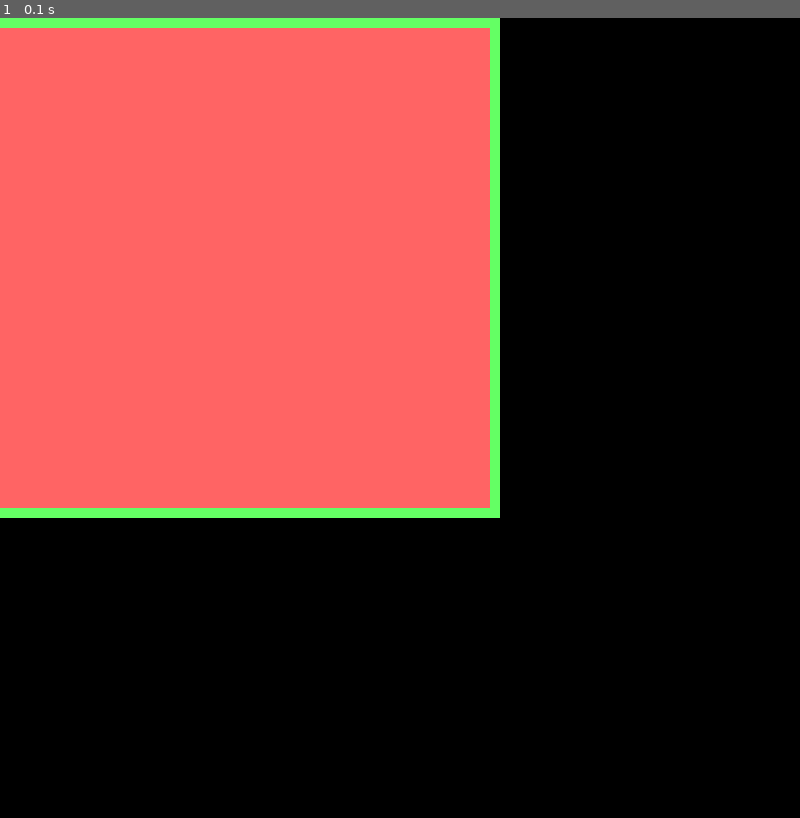
Above: before the commit, frame 1.
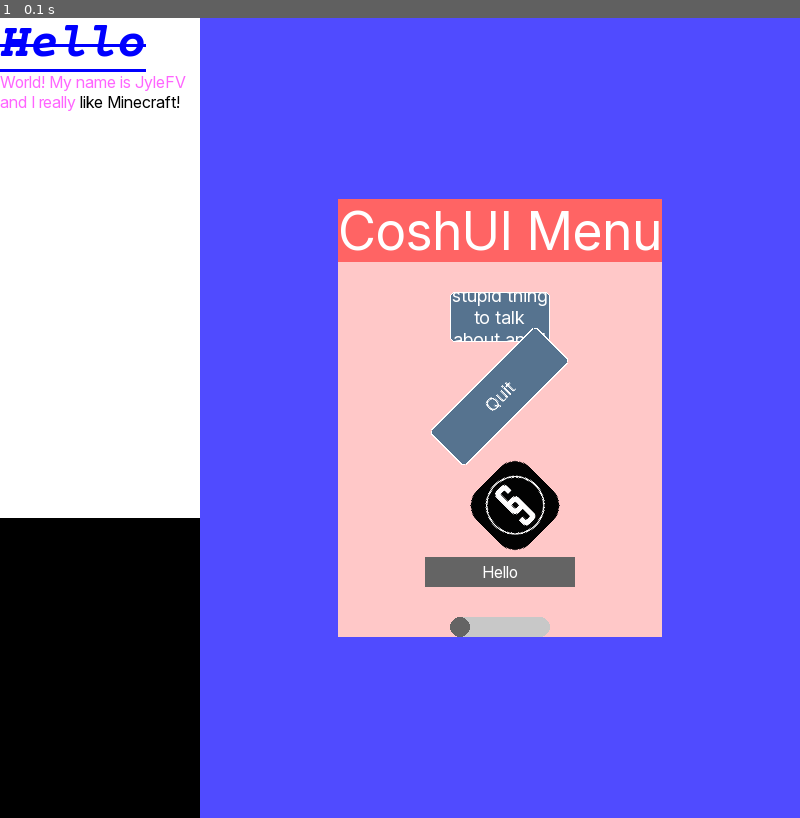
Above: after the commit, the same moment.

Repository: JyleFV/CoshUI
Game: pygame game, started from examples/example_pygame.py
Same seed, same stepped clock (60 frames per second), same inputs: the game is played once before the commit and once after it.
Inputs:
- Up to frame 1 (0.1 s): no input

The runs differ from the first frame. In frame 1, 89% of the frame differs, in the area x 0-100%, y 0-100%.

Commit message:
Added errors to wrong CoshML tags and refurbished the class system to accept TextStyle as an argument

Diff:
--- a/examples/example_moderngl_glfw.py
+++ b/examples/example_moderngl_glfw.py
@@ -1,6 +1,7 @@
 import coshui as cui
 import moderngl
 import glfw
+import time
 
 def main():
     if not glfw.init(): return
@@ -15,12 +16,13 @@
     ctx = moderngl.create_context()
     backend = cui.ModernGLBackend(ctx, cui.GLFW)
     itemList = ["Hello", "World", "My", "Name"]
+    cui.add_class("header", cui.TextStyle(color=(255, 0, 0), italic=True, font="Courier", bold=True, strikethrough=True, underline=True, font_size=48))
 
     while not glfw.window_should_close(window):
         ctx.clear(0.0, 0.0, 0.0, 1.0)
 
         with cui.CoshUIRenderer(backend, cui.DEBUG):
-            cui.RichLabel(id="first_rich", strikethrough=True, text="[red font=Ubuntu font_size=52]Hello[/] [color=(100, 100, 255)]World!  …(249 unchanged characters)…
+            cui.RichLabel(id="first_rich", strikethrough=True, text="[header]Hello[/] [color=(100, 100, 255)]World!  …(249 unchanged characters)…
             with cui.Container(id="container_1", width=cui.FILL, height=cui.FILL, style=cui.CoshStyling(background_color=(80, 75, 255)), align=cui.ALIGN_CENTER, justify=cui.JUSTIFY_CENTER):
                 with cui.Container(id="main_container", mouse_filter=cui.STOP, direction=cui.COLUMN, align=cui.ALIGN_CENTER, justify=cui.JUSTIFY_CENTER, gap=15, style=cui.CoshStyling(background_color=(255, 200, 200))):
                     cui.Label(id="main_label", text="CoshUI Menu", font_size=52, text_overflow=cui.TEXT_HIDDEN)
--- a/examples/example_pygame.py
+++ b/examples/example_pygame.py
@@ -12,6 +12,7 @@
     clock = py.time.Clock()
 
     cui.add_class("label_color", cui.CoshStyling(background_color=(100, 255, 100)))
+    cui.add_class("header", cui.TextStyle(color=(0, 0, 255), italic=True, font="Courier", bold=True, strikethrough=True, underline=True, font_size=48))
 
     itemList = ["Hello", "World", "My", "Name"]
 
@@ -24,31 +25,29 @@
         screen.fill(BLACK)
 
         with cui.CoshUIRenderer(cui.PygameBackend(screen), cui.DEBUG):
-            with cui.Container(id="root", width=500, height=500, classes="label_color", padding=(10, 10, 10, 0)):
-                cui.Container(id="child", width=cui.FILL, height=cui.FILL, style=cui.CoshStyling(background_color=(255, 100, 100)))
-        #     cui.RichLabel(id="first_rich", text="[red font=Ubuntu bold italic strikethrough underline]Hello[/][color=(255, 100, 255)] World! My name is JyleFV and I really[/] like Minecraft!", text_color=(0, 0, 0), text_align=cui.TEXT_ALIGN_TOP, text_justify=cui.TEXT_JUSTIFY_LEFT, width=200, height=500, text_overflow=cui.TEXT_WRAP, style=cui.CoshStyling(background_color=(255, 255, 255)))
-        #     with cui.Container(id="container_1", width=cui.FILL, height=cui.FILL, style=cui.CoshStyling(background_color=(80, 75, 255)), align=cui.ALIGN_CENTER, justify=cui.JUSTIFY_CENTER):
-        #         with cui.Container(id="main_container", direction=cui.COLUMN, align=cui.ALIGN_CENTER, justify=cui.JUSTIFY_CENTER, gap=30, style=cui.CoshStyling(background_color=(255, 200, 200))):
-        #             cui.Label(id="main_label", text="CoshUI Menu", font_size=52, style=cui.CoshStyling(background_color=(255, 100, 100)))
-        #             cui.Button(id="settings_button", text="Settings is a stupid thing to talk about and I don't like it", text_overflow=cui.TEXT_WRAP, height=50, text_justify=cui.TEXT_JUSTIFY_CENTER)
-        #             cui.Button(id="quit_button", text="Quit", height=50, width=150, style=cui.CoshStyling(transform_rotation=45.0))
-        #             cui.Image(id="test_image", src="assets/image.png", width=75, height=75, style=cui.CoshStyling(transform_rotation=45.0))
-        #             cui.Dropdown(id="dropdown", item_list=itemList)
-        #             cui.Slider(id="slider", width=100)
+            cui.RichLabel(id="first_rich", text="[header]Hello[/][color=(255, 100, 255)] World! My name is JyleFV and I really[/] like Minecraft!", text_color=(0, 0, 0), text_align=cui.TEXT_ALIGN_TOP, text_justify=cui.TEXT_JUSTIFY_LEFT, width=200, height=500, text_overflow=cui.TEXT_WRAP, style=cui.CoshStyling(background_color=(255, 255, 255)))
+            with cui.Container(id="container_1", width=cui.FILL, height=cui.FILL, style=cui.CoshStyling(background_color=(80, 75, 255)), align=cui.ALIGN_CENTER, justify=cui.JUSTIFY_CENTER):
+                with cui.Container(id="main_container", direction=cui.COLUMN, align=cui.ALIGN_CENTER, justify=cui.JUSTIFY_CENTER, gap=30, style=cui.CoshStyling(background_color=(255, 200, 200))):
+                    cui.Label(id="main_label", text="CoshUI Menu", font_size=52, style=cui.CoshStyling(background_color=(255, 100, 100)))
+                    cui.Button(id="settings_button", text="Settings is a stupid thing to talk about and I don't like it", text_overflow=cui.TEXT_WRAP, height=50, text_justify=cui.TEXT_JUSTIFY_CENTER)
+                    cui.Button(id="quit_button", text="Quit", height=50, width=150, style=cui.CoshStyling(transform_rotation=45.0))
+                    cui.Image(id="test_image", src="assets/image.png", width=75, height=75, style=cui.CoshStyling(transform_rotation=45.0))
+                    cui.Dropdown(id="dropdown", item_list=itemList)
+                    cui.Slider(id="slider", width=100)
 
-        # if cui.get_signal("settings_button", cui.CLICKED):
-        #     cui.animate("transform_scale", "main_label", 1.2, 0.25, "ease_in")
-        #     cui.animate("background_color", "main_container", (255, 0, 0), 1.5, "ease_in")
-        # if cui.get_signal("settings_button", cui.RELEASED):
-        #     cui.animate("transform_scale", "main_label", 1.0, 0.25, "ease_in")
-        #     cui.animate("background_color", "main_container", (255, 200, 200), 1.5, "ease_out")
+        if cui.get_signal("settings_button", cui.CLICKED):
+            cui.animate("transform_scale", "main_label", 1.2, 0.25, "ease_in")
+            cui.animate("background_color", "main_container", (255, 0, 0), 1.5, "ease_in")
+        if cui.get_signal("settings_button", cui.RELEASED):
+            cui.animate("transform_scale", "main_label", 1.0, 0.25, "ease_in")
+            cui.animate("background_color", "main_container", (255, 200, 200), 1.5, "ease_out")
 
-        # if cui.get_signal("quit_button", cui.HOVER_ENTER):
-        #     cui.animate("transform_rotation", "first_rich", 0.0, 0.5, "ease_out_bounce")
-        # if cui.get_signal("quit_button", cui.HOVER_EXIT):
-        #     cui.animate("transform_rotation", "first_rich", 45.0, 0.5, "ease_out_bounce")
-        # if cui.get_signal("quit_button", cui.CLICKED):
-        #     running = False
+        if cui.get_signal("quit_button", cui.HOVER_ENTER):
+            cui.animate("transform_rotation", "first_rich", 0.0, 0.5, "ease_out_bounce")
+        if cui.get_signal("quit_button", cui.HOVER_EXIT):
+            cui.animate("transform_rotation", "first_rich", 45.0, 0.5, "ease_out_bounce")
+        if cui.get_signal("quit_button", cui.CLICKED):
+            running = False
 
         py.display.flip()
         clock.tick(FPS)
--- a/examples/example_raylib.py
+++ b/examples/example_raylib.py
@@ -9,13 +9,15 @@
     rl.set_target_fps(FPS)
 
     cui.add_class("label_color", cui.CoshStyling(background_color=(100, 255, 100)))
+    cui.add_class("header", cui.TextStyle(color=(0, 0, 255), italic=True, font="Courier", bold=True, strikethrough=True, underline=True, font_size=48))
+
 
     while not rl.window_should_close():
         rl.begin_drawing()
         rl.clear_background(rl.BLACK)
 
         with cui.CoshUIRenderer(cui.RaylibBackend(), cui.DEBUG):
-            cui.RichLabel(id="first_rich", text="[red font=Ubuntu font_size=52 bold italic strikethrough underline]Hello[/][color=(255, 100, 255)] World!  …(249 unchanged characters)…
+            cui.RichLabel(id="first_rich", text="[header]Hello[/][color=(255, 100, 255)] World!  …(249 unchanged characters)…
             with cui.Container(id="container_1", width=cui.FILL, height=cui.FILL, style=cui.CoshStyling(background_color=(80, 75, 255)), align=cui.ALIGN_CENTER, justify=cui.JUSTIFY_CENTER):
                 with cui.Container(id="main_container", direction=cui.COLUMN, align=cui.ALIGN_CENTER, justify=cui.JUSTIFY_CENTER, gap=30, style=cui.CoshStyling(background_color=(255, 200, 200))):
                     cui.Label(id="main_label", bold=True, text="CoshUI Menu", font_size=52, style=cui.CoshStyling(background_color=(255, 100, 100)))
--- a/src/coshui/__init__.py
+++ b/src/coshui/__init__.py
@@ -1,6 +1,8 @@
 from .core import CoshUIRenderer
 
 from .widgets import Container, Grid, Modal, Button, Label, Checkbox, Image, Slider, Dropdown, RichLabel
+
+from .text_engine import TextStyle
 
 from .utility import Ref, set_default_font, add_class, add_font, get_signal, create_theme, set_theme
 
@@ -135,6 +137,7 @@
 
     # Types (raw enums)
     "CoshStyling",
+    "TextStyle"
 
     # Align
     "ALIGN_START",
--- a/src/coshui/state.py
+++ b/src/coshui/state.py
@@ -66,6 +66,7 @@
     _active_theme = _theme_registry.get("DEFAULT")
     # ----------------Class System ----------------
     _style_class : dict = {}
+    _text_style_class : dict = {}
     # ---------------- Text Measuring ----------------
     _measure_text : callable = None
     _measure_run : callable = None
--- a/src/coshui/text_engine.py
+++ b/src/coshui/text_engine.py
@@ -1,5 +1,6 @@
 from dataclasses import dataclass
 from typing import Literal
+import difflib
 
 from .state import CoshUI
 from .cui_error import CoshMLError
@@ -61,20 +62,20 @@
     underline: bool = False
     strikethrough: bool = False
 
-@dataclass
-class TextRun(TextStyle):
-    text : str | None = None
-
     def _style_dict(self):
         return {
             "color" : self.color,
-            "size" : self.font_size,
+            "font_size" : self.font_size,
             "font" : self.font,
             "bold" : self.bold,
             "italic" : self.italic,
             "underline" : self.underline,
             "strikethrough" : self.strikethrough,
         }
+
+@dataclass
+class TextRun(TextStyle):
+    text : str | None = None
 
 @dataclass
 class Token:
@@ -108,21 +109,27 @@
     current = ""
     depth = 0
 
-    # TODO: Add _text_style_class to make user-generated tags using add_class()
-
-    for char in tag:
+    for i, char in enumerate(tag):
         if char == "(":
             depth += 1
             current += char
+
         elif char == ")":
             depth -= 1
+            if depth < 0:
+                raise CoshMLError(f"Unexpected ')' at position {i + 1} of CoshML tag `{tag}`.")
             current += char
+
         elif char == " " and depth == 0:
             if current:
                 parts.append(current)
             current = ""
+
         else:
             current += char
+
+    if depth > 0:
+        raise CoshMLError(f"Unclosed parenthesis in CoshML tag `{tag}`.")
 
     if current:
         parts.append(current)
@@ -130,10 +137,25 @@
     for part in parts:
         if "=" in part:
             key, value = part.split("=", 1)
+            known_keys = set(TAGS.keys())
+            if key not in known_keys:
+                close_match = difflib.get_close_matches(key, known_keys, n=1)
+                raise CoshMLError(
+                    f"Unknown CoshML attribute `{key}`. Did you mean `{close_match[0] if close_match else 'Unknown'}`?"
+                )
             style[key] = value
         elif part in KEYWORD_MAP:
             attr, val = KEYWORD_MAP[part]
             style[attr] = val
+        elif part in CoshUI._text_style_class:
+            text_style = CoshUI._text_style_class[part]
+            style.update(text_style._style_dict())
+        else:
+            all_known = list(KEYWORD_MAP.keys()) + list(CoshUI._text_style_class.keys())
+            close_match = difflib.get_close_matches(part, all_known, n=1)
+            raise CoshMLError(
+                f"Unknown CoshML tag `{part}`. Did you mean `{close_match[0] if close_match else 'Unknown'}`?"
+            )
 
     return style
 
--- a/src/coshui/utility.py
+++ b/src/coshui/utility.py
@@ -10,6 +10,7 @@
 
 if TYPE_CHECKING:
     from .themes import CoshTheme
+    from .text_engine import TextStyle
 
 T = TypeVar('T')
 class Ref(Generic[T]):
@@ -69,10 +70,14 @@
 
 # ================ Styling Classes ================
 
-def add_class(name : str, style : CoshStyling):
-    if not isinstance(style, CoshStyling):
-        raise CoshUIError("Passed in style is not a CoshStyling object.")
-    CoshUI._style_class[name] = style
+def add_class(name : str, style : CoshStyling | TextStyle):
+    from .text_engine import TextStyle
+    if isinstance(style, CoshStyling):
+        CoshUI._style_class[name] = style
+    elif isinstance(style, TextStyle):
+        CoshUI._text_style_class[name] = style
+    else:
+        raise CoshUIError("Passed in style is not a CoshStyling or TextStyle object.")
 
 # ================ Styling Classes ================
 
